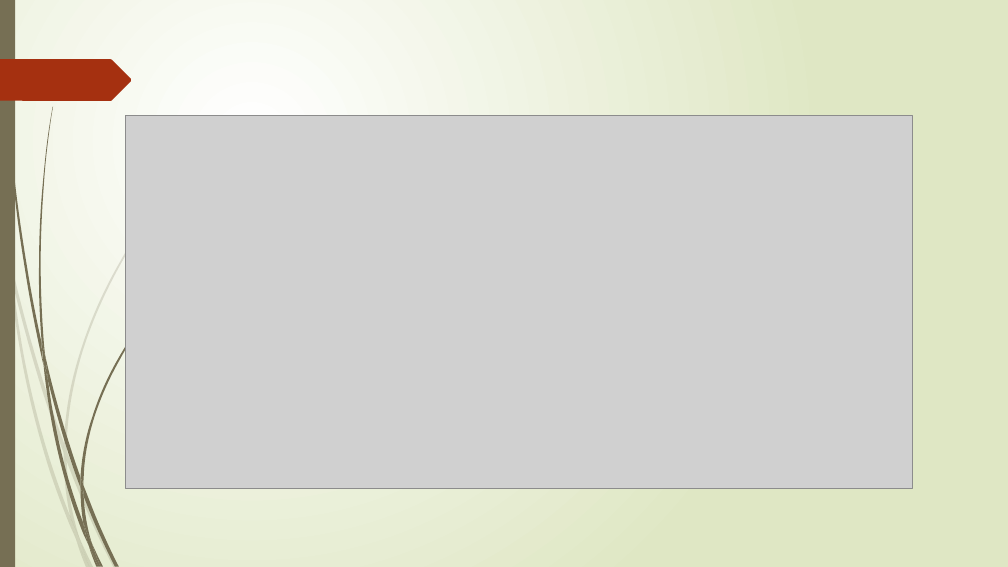
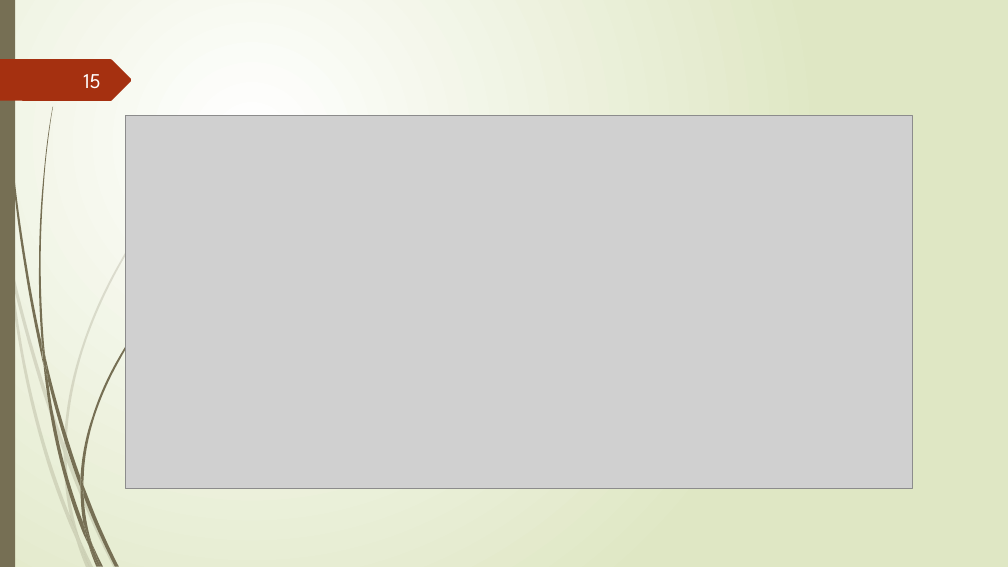
Before and after one commit to Mikiyas721/dijkstra-s-algorithm, a slide deck: slide 15 of docs/slides/Dijkstras new.pptx. Drawn at 1008x567 pixels with LibreOffice and Linux fonts; fonts in the diff are those of the drawing; grey boxes stand for pictures. Boxes give left, top, right and bottom in pixels: in the first picture for what was removed or moved away, otherwise in the second. Text is boxed around its words. In the diff, an @@ line names an element or a change of style, - is before the commit and + after.

```diff
--- a/docs/slides/Dijkstras new.pptx
+++ b/docs/slides/Dijkstras new.pptx
@@ page number added at [83, 74, 100, 89], 20 pt, text #FEFFFF @@
+15
```
Also in this commit, not shown: 24 other slides changed, 1 slide added, 6 other files.
